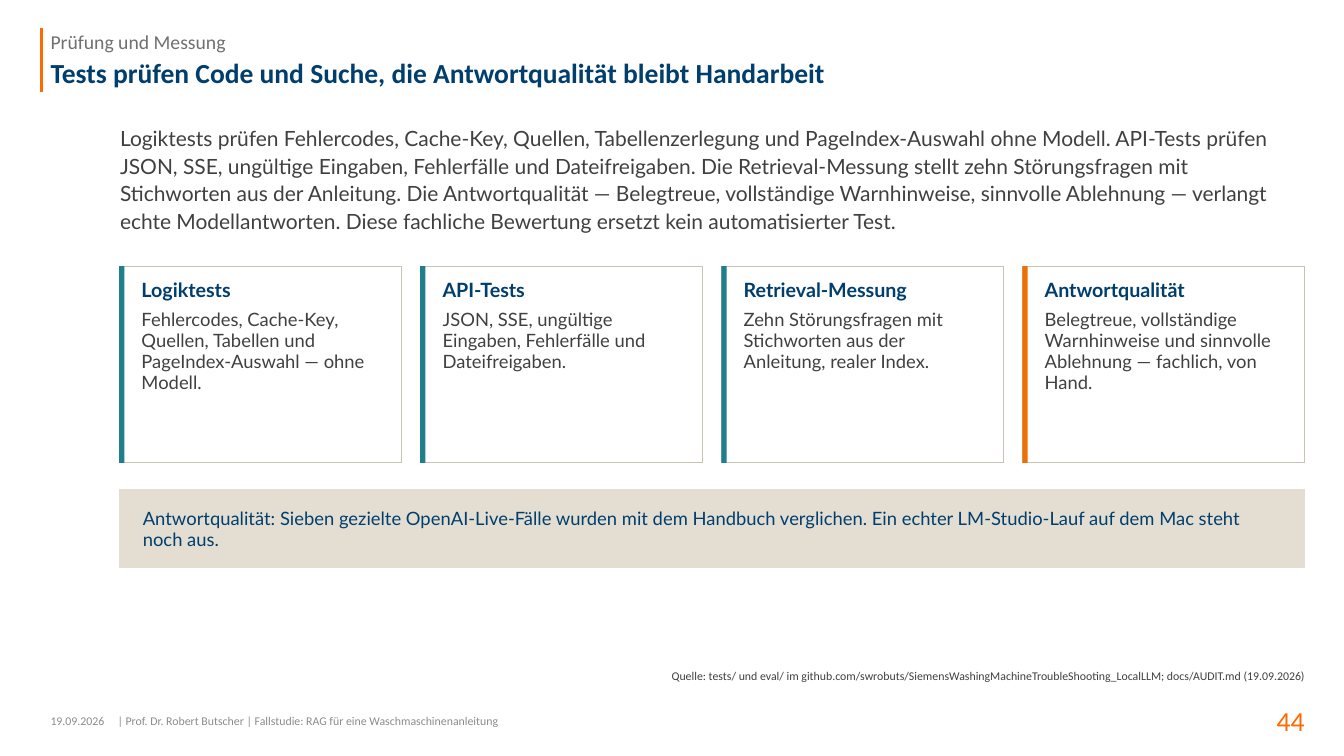
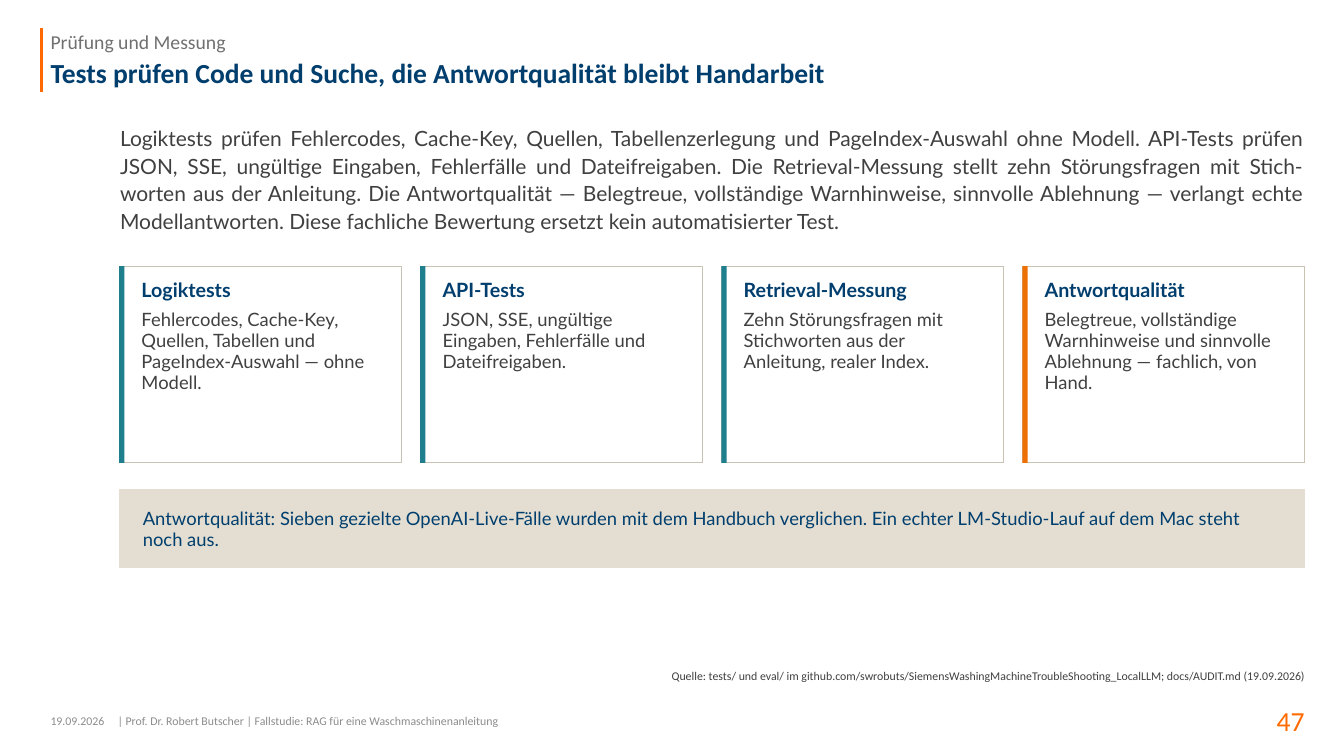
Before and after one commit to swrobuts/SiemensWashingMachineTroubleShooting_LocalLLM, a slide deck: slide 47 of docs/slides/RAG_Waschmaschine_Dokumentation.pptx (slide 44 before the commit). Drawn at 1344x756 pixels with LibreOffice and Linux fonts; fonts in the diff are those of the drawing; background and template pictures are left out. Boxes give left, top, right and bottom in pixels: in the first picture for what was removed or moved away, otherwise in the second. Text is boxed around its words. In the diff, an @@ line names an element or a change of style, - is before the commit and + after.

```diff
--- a/docs/slides/RAG_Waschmaschine_Dokumentation.pptx
+++ b/docs/slides/RAG_Waschmaschine_Dokumentation.pptx
@@ text at box(120, 130, 1303, 233): text changed @@
-Logiktests prüfen Fehlercodes, Cache-Key, Quellen, Tabellenzerlegung und PageIndex-Auswahl ohne Modell. API-Tests prüfen JSON, SSE, ungültige Eingaben, Fehlerfälle und Dateifreigaben. Die Retrieval-Messung stellt zehn Störungsfragen mit Stichworten aus der Anleitung. Die Antwortqualität — Belegtreue, vollständige Warnhinweise, sinnvolle Ablehnung — verlangt echte Modellantworten. Diese fachliche Bewertung ersetzt kein automatisierter Test.
+Logiktests prüfen Fehlercodes, Cache-Key, Quellen, Tabellenzerlegung und PageIndex-Auswahl ohne Modell. API-Tests prüfen JSON, SSE, ungültige Eingaben, Fehlerfälle und Dateifreigaben. Die Retrieval-Messung stellt zehn Störungsfragen mit Stich-worten aus der Anleitung. Die Antwortqualität — Belegtreue, vollständige Warnhinweise, sinnvolle Ablehnung — verlangt echte Modellantworten. Diese fachliche Bewertung ersetzt kein automatisierter Test.
@@ page number at box(1277, 713, 1305, 731): text changed @@
-44
+47
```
Also in this commit, not shown: 57 other slides changed, 2 slides added.
